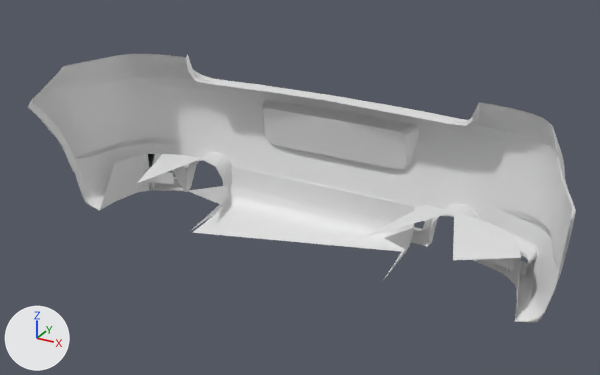
What one commit did to the glTF model public/parts/wendtStrom_rearBumper_euro.glb.
Camera for both pictures: a camera (50 mm lens) standing at (1.127, -0.288, 1.402) and looking at (0.011, 1.742, 0.387). Arrows for +X, +Y and +Z are at lower left; the lights stay in place. The first picture is the older version. Where no turn or scale is listed for an object, it has been applied to the vertices.

The scene before the commit, as lines of its bpy script (objects in view):
```python
mat_black = principled_material('Black')
mat_black.base_color = (0.8, 0.8, 0.8)  # white #e7e7e7
mat_paint = principled_material('Paint')
mat_paint.base_color = (0.8, 0.8, 0.8)  # white #e7e7e7
me_wendtstrom_rearbumper_euro = bpy.data.meshes.new('wendtStrom.rearBumper_euro')
me_wendtstrom_rearbumper_euro.from_pydata(...)  # 639 vertices, 1077 faces; spans x -0.85..0.85, y -0.26..0.26, z -0.26..0.26
# faces by material slot: [995, 82]
me_wendtstrom_rearbumper_euro.materials.append(mat_paint)  # white #e7e7e7
me_wendtstrom_rearbumper_euro.materials.append(mat_black)  # white #e7e7e7
ob_rearbumper_euro = bpy.data.objects.new('rearBumper_euro', me_wendtstrom_rearbumper_euro)
ob_rearbumper_euro.location = (0.0, 1.764, 0.445)
```
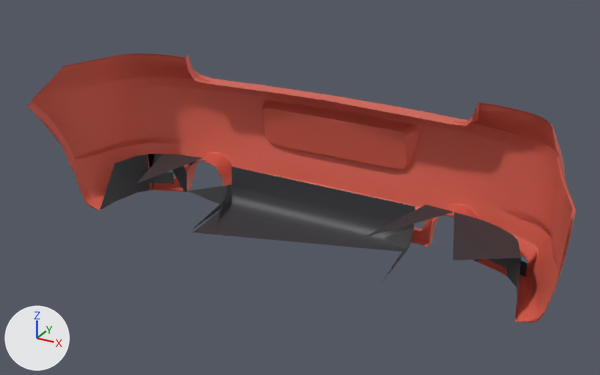
Where the change shows, as pixel boxes [x1, y1, x2, y2] in the pictures (600 x 375 px):
```json
{"object": "rearBumper_euro", "change": "recoloured", "before": [27, 54, 576, 323], "after": [27, 54, 576, 323], "on screen": "white to red"}
```

Scene script edits in JSON lines:
```json
{"op": "set", "path": "mat_paint.base_color", "old": "(0.8, 0.8, 0.8)", "new": "(0.7, 0.12, 0.08)", "note": "white #e7e7e7 -> red #da6150"}
{"op": "set", "path": "mat_black.base_color", "old": "(0.8, 0.8, 0.8)", "new": "(0.04, 0.04, 0.045)", "note": "white #e7e7e7 -> dark grey #38383c"}
```
